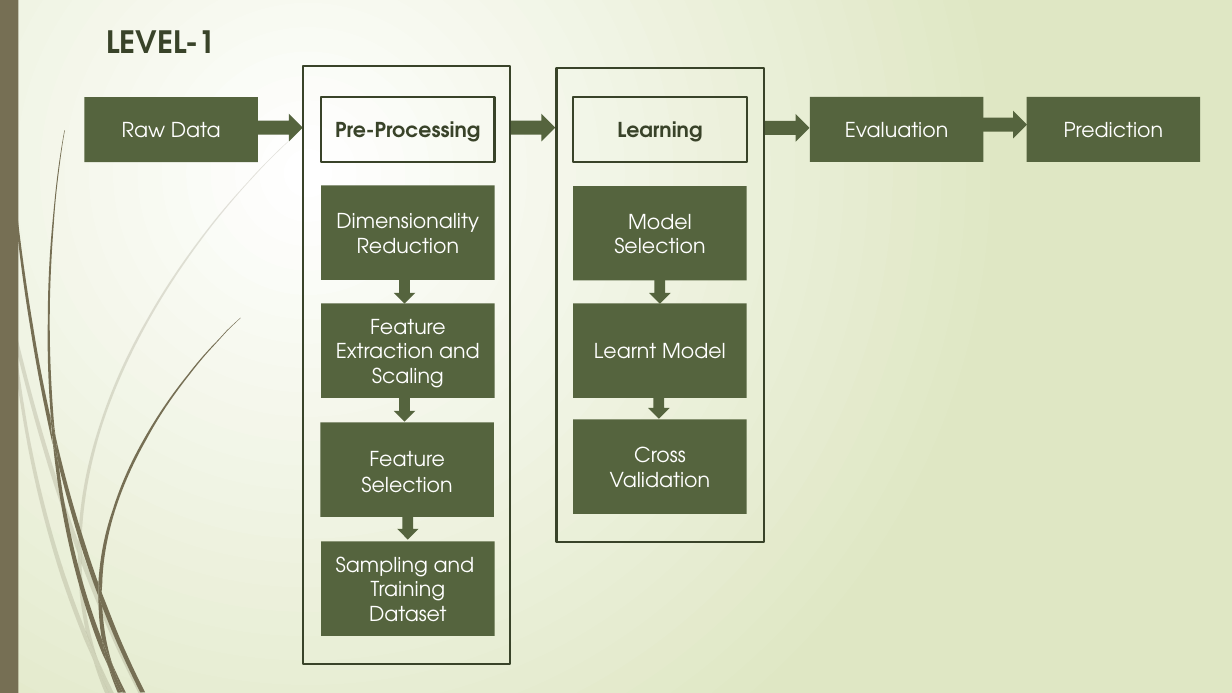
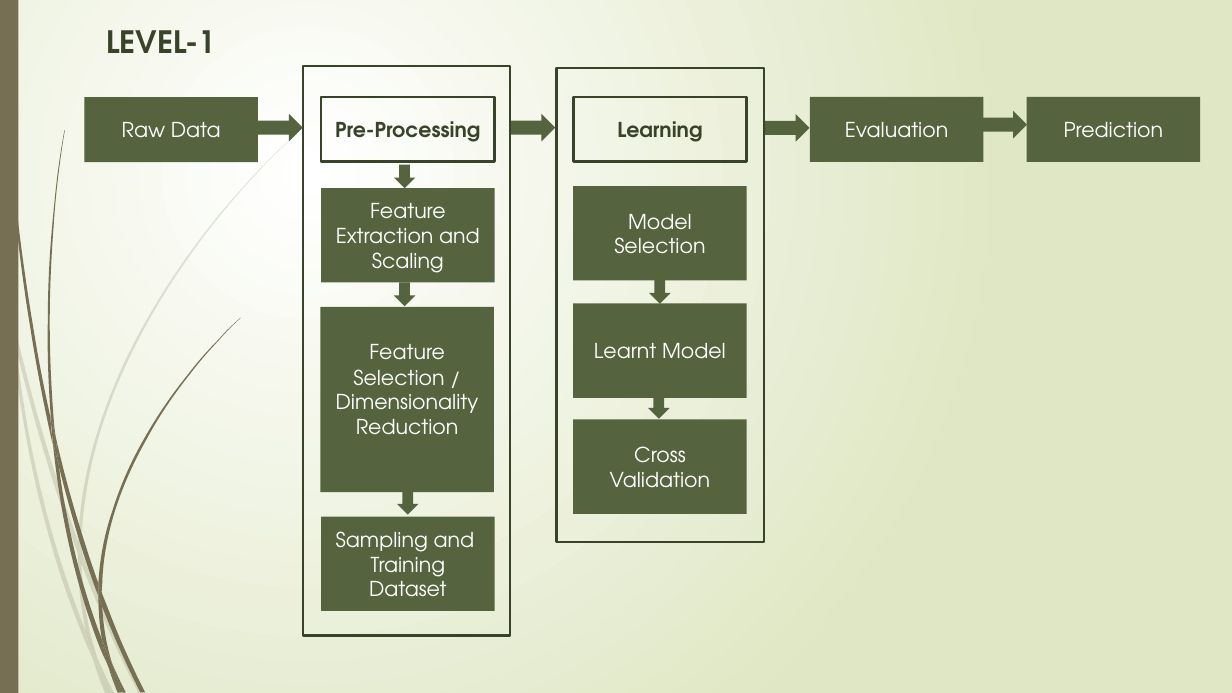
Before and after one commit to NavaneethVijay/vtuproject, a slide deck: slide 7 of Phase-II-Seminar.pptx (slide 8 before the commit). Drawn at 1232x693 pixels with LibreOffice and Linux fonts; fonts in the diff are those of the drawing. Boxes give left, top, right and bottom in pixels: in the first picture for what was removed or moved away, otherwise in the second. Text is boxed around its words. In the diff, an @@ line names an element or a change of style, - is before the commit and + after.

```diff
--- a/Phase-II-Seminar.pptx
+++ b/Phase-II-Seminar.pptx
@@ rectangle: place and size @@
-rectangle at bbox=[303, 67, 510, 665]
+rectangle at bbox=[303, 67, 510, 636]
@@ rectangle "Pre-Processing" at bbox=[322, 97, 495, 163]: outline #39432A 1.25 pt to #39432A 1.5 pt @@
@@ rectangle removed at bbox=[322, 186, 495, 281] @@
-Dimensionality Reduction
@@ 2 down arrows, 1 rectangle: place and size @@
-2 down arrows, 1 rectangle at bbox=[322, 280, 495, 421]
+2 down arrows, 1 rectangle at bbox=[322, 165, 495, 306]
@@ rectangle "Feature Selection / Dimensionality Reduction": place and size @@
-rectangle "Feature Selection / Dimensionality Reduction" at bbox=[320, 423, 494, 517]
+rectangle "Feature Selection / Dimensionality Reduction" at bbox=[320, 307, 494, 492]
@@ text in rectangle at bbox=[336, 344, 479, 435]: text changed @@
-Feature Selection
+Feature Selection / Dimensionality Reduction
@@ down arrow: place and size @@
-down arrow at bbox=[397, 516, 418, 540]
+down arrow at bbox=[397, 492, 418, 515]
@@ rectangle "Sampling and": place and size @@
-rectangle "Sampling and" at bbox=[322, 542, 495, 637]
+rectangle "Sampling and" at bbox=[322, 516, 495, 611]
```
Also in this commit, not shown: 7 other slides changed, 1 slide added, 1 slide removed, 8 other files.
